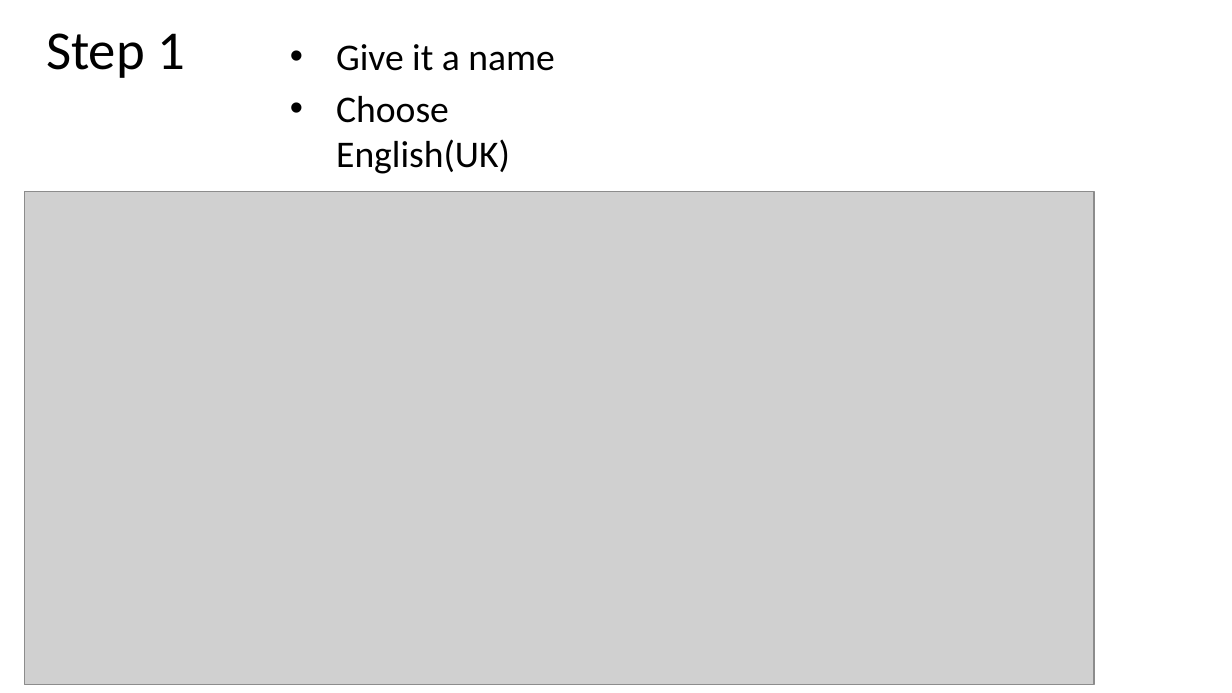
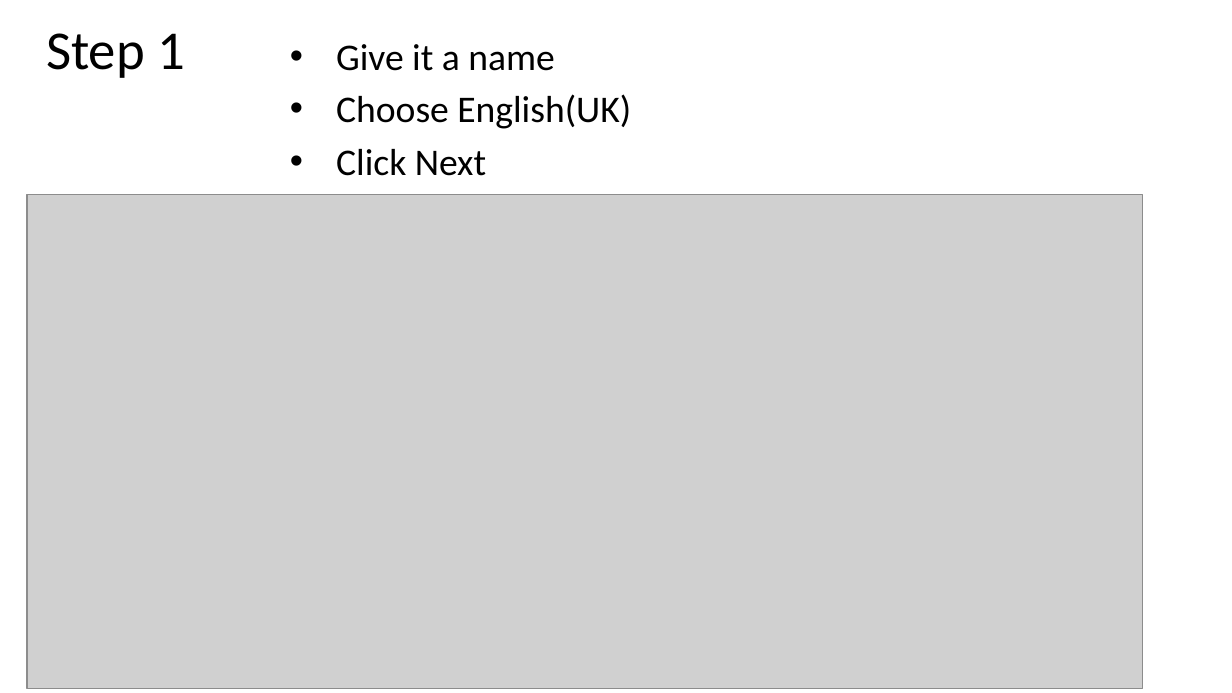
Before and after one commit to fi67/startPoint, a slide deck: slide 26 of rpsc2023.pptx. Drawn at 1232x693 pixels with LibreOffice and Linux fonts; fonts in the diff are those of the drawing; grey boxes stand for pictures; background and template pictures are left out. Boxes give left, top, right and bottom in pixels: in the first picture for what was removed or moved away, otherwise in the second. Text is boxed around its words. In the diff, an @@ line names an element or a change of style, - is before the commit and + after.

```diff
--- a/rpsc2023.pptx
+++ b/rpsc2023.pptx
@@ text "Give it a name" rewrapped from [336, 44, 554, 192] to [336, 44, 631, 176] @@
@@ picture: place and size @@
-picture at [25, 191, 1094, 684]
+picture at [27, 195, 1143, 689]
```
Also in this commit, not shown: 9 other slides changed, 1 slide added, 1 slide removed, 1 other file.
